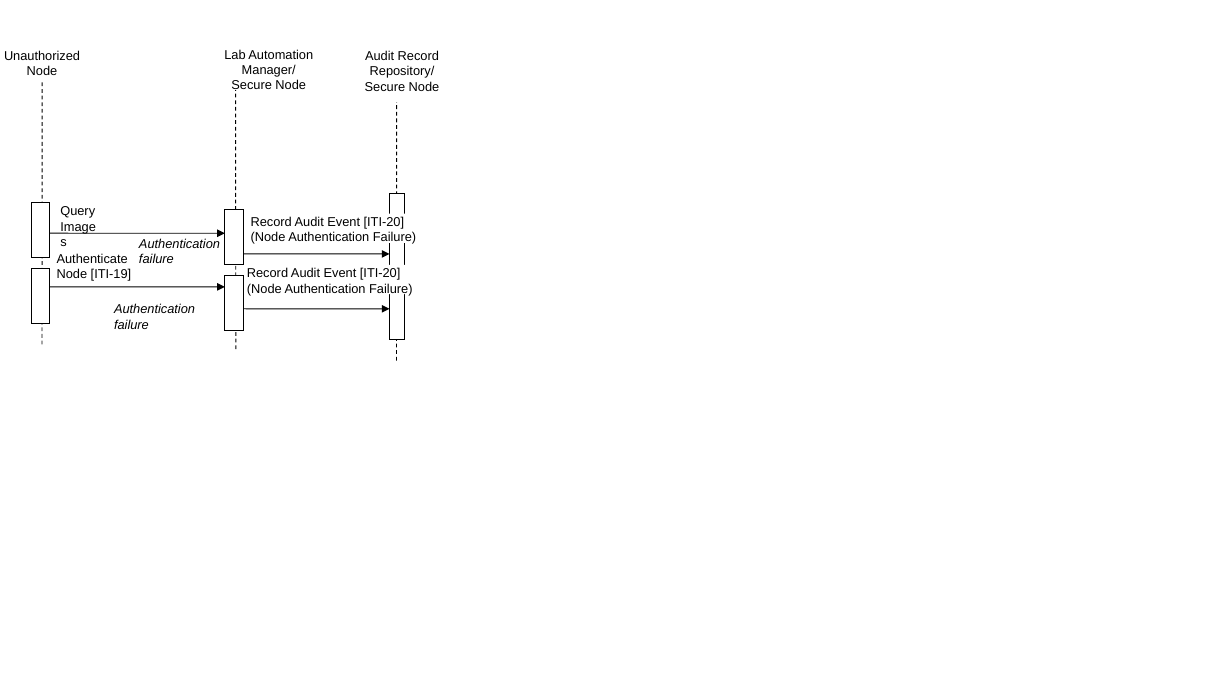
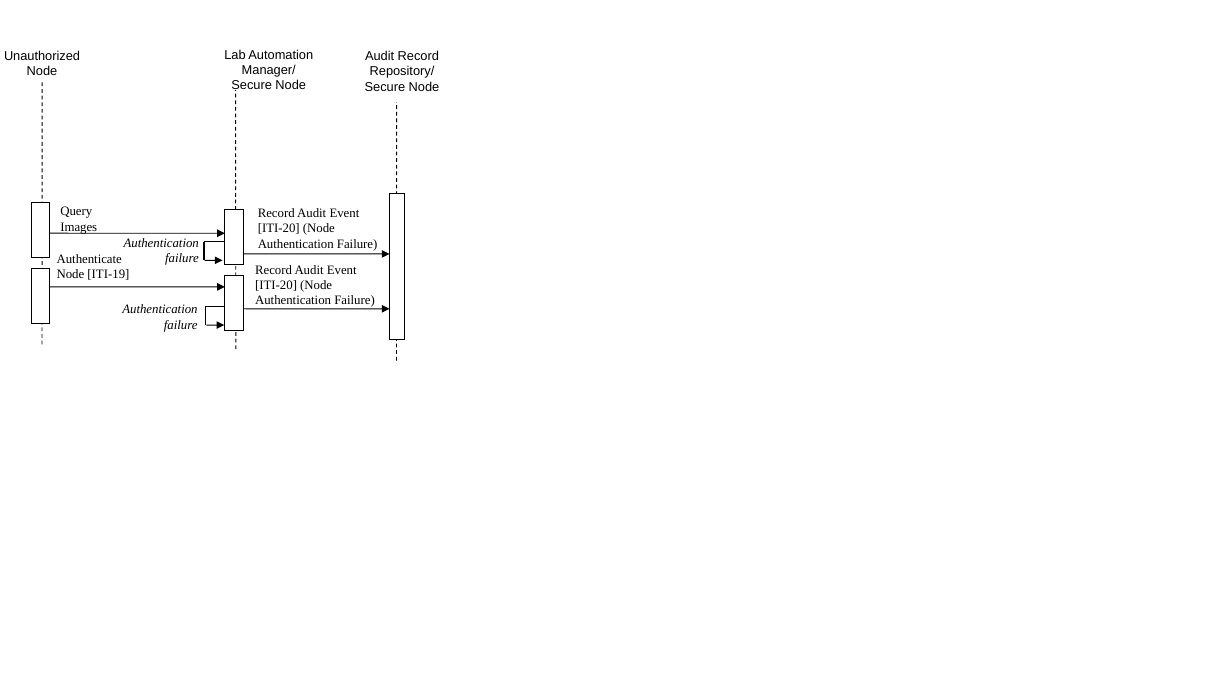
Before and after one commit to IHE/publications, a slide deck: slide 1 of ITI/TF/Volume1/media/Figure_9.4.2.2-1.pptx. Drawn at 1232x693 pixels with LibreOffice and Linux fonts; fonts in the diff are those of the drawing. Boxes give left, top, right and bottom in pixels: in the first picture for what was removed or moved away, otherwise in the second. Text is boxed around its words. In the diff, an @@ line names an element or a change of style, - is before the commit and + after.

```diff
--- a/ITI/TF/Volume1/media/Figure_9.4.2.2-1.pptx
+++ b/ITI/TF/Volume1/media/Figure_9.4.2.2-1.pptx
@@ text "Query Images" at (x1=60, y1=206, x2=97, y2=234): font Arial to Times New Roman @@
@@ text in rectangle at (x1=258, y1=208, x2=378, y2=251): text changed; font Arial to Times New Roman @@
-Record Audit Event [ITI-20]
-(Node Authentication Failure)
+Record Audit Event [ITI-20] (Node Authentication Failure)
@@ rectangle "Record Audit Event [ITI-20] (Node ..." resized from (x1=250, y1=213, x2=422, y2=243) to (x1=258, y1=205, x2=378, y2=241) @@
@@ text "Authentication failure" at (x1=124, y1=238, x2=199, y2=265): font Arial to Times New Roman; alignment left to right @@
@@ text "Authentication failure" moved from (x1=139, y1=238, x2=220, y2=263) to (x1=124, y1=238, x2=199, y2=265) @@
@@ text "Authenticate" at (x1=57, y1=254, x2=129, y2=280): font Arial to Times New Roman @@
@@ text "Authenticate" moved from (x1=56, y1=250, x2=133, y2=280) to (x1=57, y1=254, x2=129, y2=280) @@
@@ arrow added from (204, 261) to (223, 261), #000000 0.75 pt @@
@@ line added from (204, 261) to (204, 241), #000000 1 pt @@
@@ line added from (204, 241) to (224, 241), #000000 1 pt @@
@@ text in rectangle at (x1=255, y1=265, x2=375, y2=307): text changed; font Arial to Times New Roman @@
-Record Audit Event [ITI-20]
-(Node Authentication Failure)
+Record Audit Event
+[ITI-20] (Node Authentication Failure)
@@ rectangle "Record Audit Event" resized from (x1=247, y1=265, x2=419, y2=295) to (x1=255, y1=262, x2=385, y2=299) @@
@@ text "Authentication failure" at (x1=122, y1=304, x2=198, y2=332): font Arial to Times New Roman; alignment left to right @@
@@ arrow added from (206, 325) to (225, 325), #000000 0.75 pt @@
@@ line added from (206, 325) to (206, 307), #000000 1 pt @@
@@ line added from (206, 307) to (226, 307), #000000 1 pt @@
```
Also in this commit, not shown: 5 other files.
